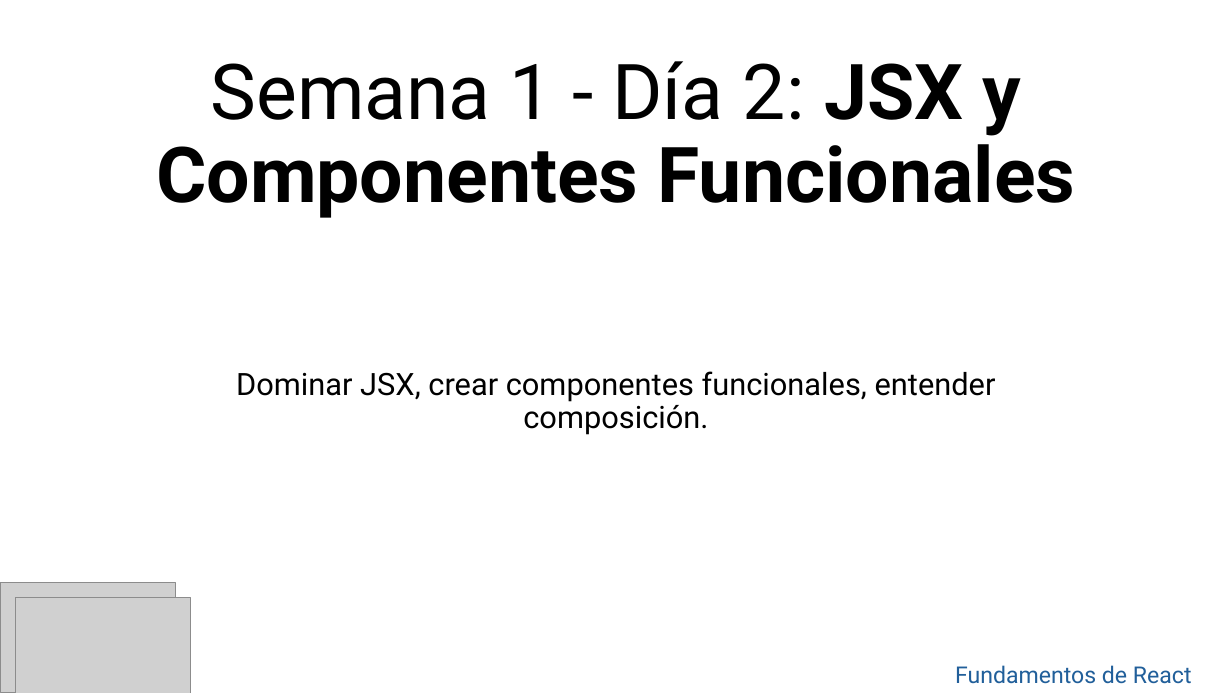
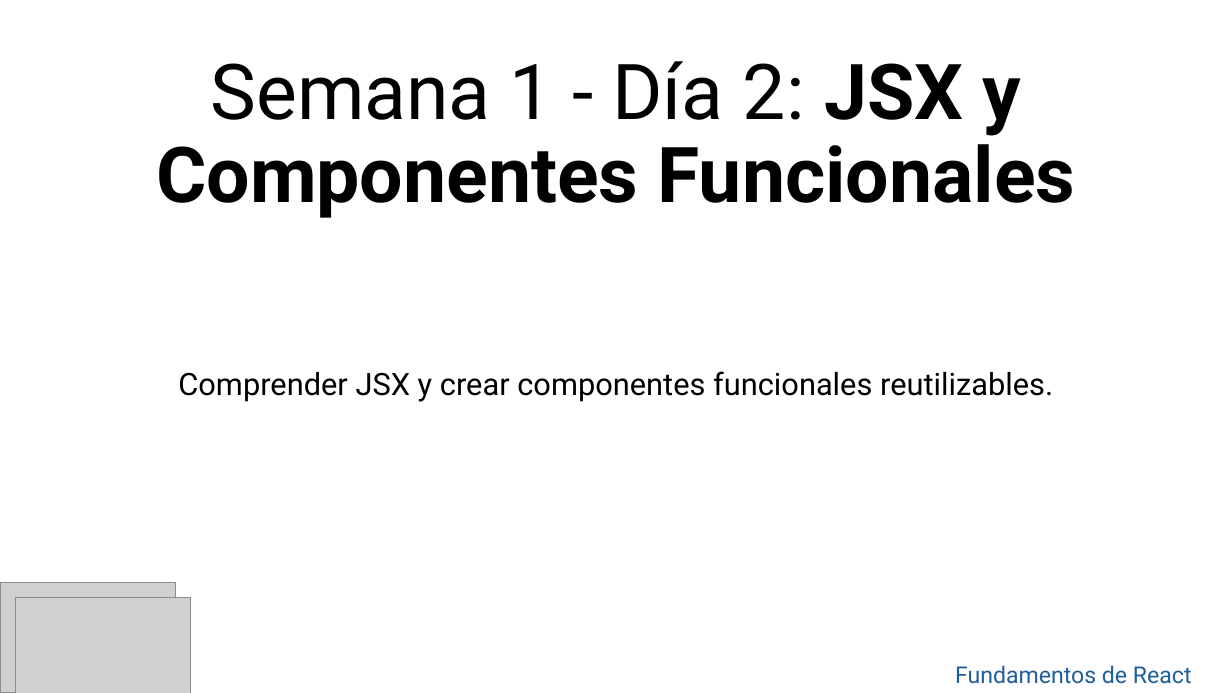
Before and after one commit to jompy31/Curso_react_2025, a slide deck: slide 2 of Clase 2.pptx. Drawn at 1232x693 pixels with LibreOffice and Linux fonts; fonts in the diff are those of the drawing; grey boxes stand for pictures; background and template pictures are left out. Boxes give left, top, right and bottom in pixels: in the first picture for what was removed or moved away, otherwise in the second. Text is boxed around its words. In the diff, an @@ line names an element or a change of style, - is before the commit and + after.

```diff
--- a/Clase 2.pptx
+++ b/Clase 2.pptx
@@ subtitle at (178,371,1053,402): text changed @@
-Dominar JSX, crear componentes funcionales, entender composición.
+Comprender JSX y crear componentes funcionales reutilizables.
```
Also in this commit, not shown: 3 other slides changed, 9 slides added, 28 other files.
